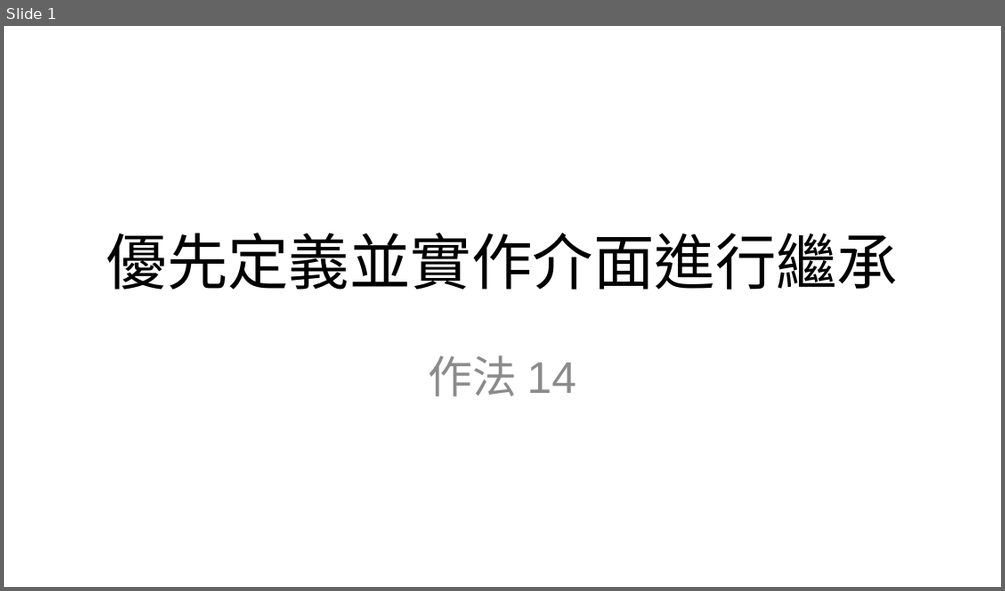
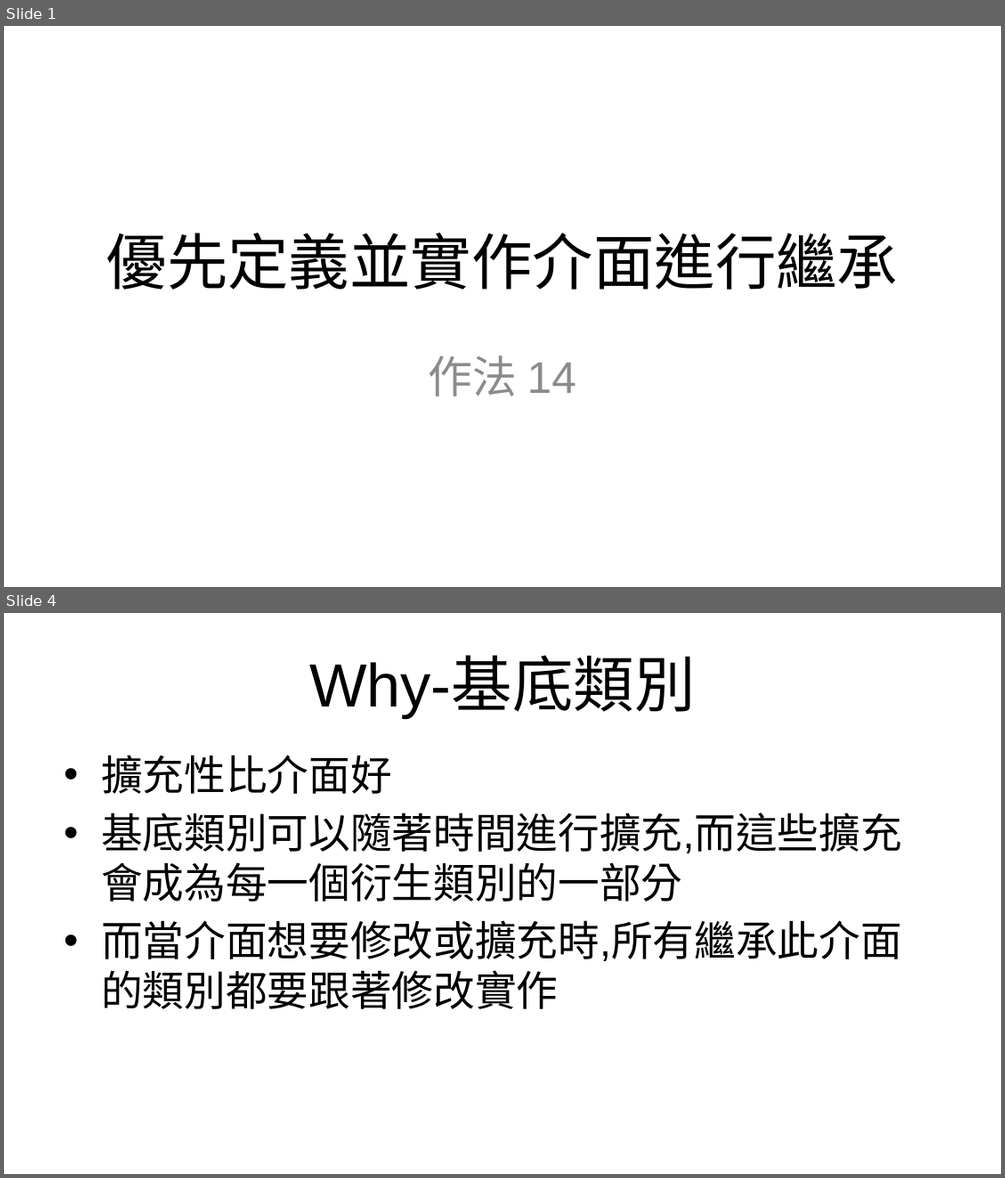
Before and after one commit to Chesham/more-effective-csharp, a slide deck: more-effective-csharp-2nd-edition/slides/item14-優先定義並實作介面進行繼承.pptx. Shown one above the other, each under a label of ours: slide 1 before the commit, slides 1 and 4 after it; the slides between them are not shown. The pictures are 1005x591 and 1005x1178 pixels, drawn with LibreOffice and Linux fonts; fonts in the diff are those of the drawing; background and template pictures are left out. Boxes give left, top, right and bottom in pixels: in the first picture for what was removed or moved away, otherwise in the second. Text is boxed around its words. In the diff, an @@ line names an element or a change of style, - is before the commit and + after.

```diff
--- a/more-effective-csharp-2nd-edition/slides/item14-優先定義並實作介面進行繼承.pptx
+++ b/more-effective-csharp-2nd-edition/slides/item14-優先定義並實作介面進行繼承.pptx
@@ slide 4 added at bbox=[4, 613, 1001, 1174], background picture (left out) @@
@@ title added at bbox=[309, 657, 696, 717], 44 pt, text #000000 @@
+Why-基底類別
@@ text added at bbox=[101, 755, 902, 1009], 30 pt, text #000000 @@
+• 擴充性比介面好
+• 基底類別可以隨著時間進行擴充,而這些擴充會成為每一個衍生類別的一部分
+• 而當介面想要修改或擴充時,所有繼承此介面的類別都要跟著修改實作
```
Also in this commit, not shown: 3 other slides added, 2 other files.
